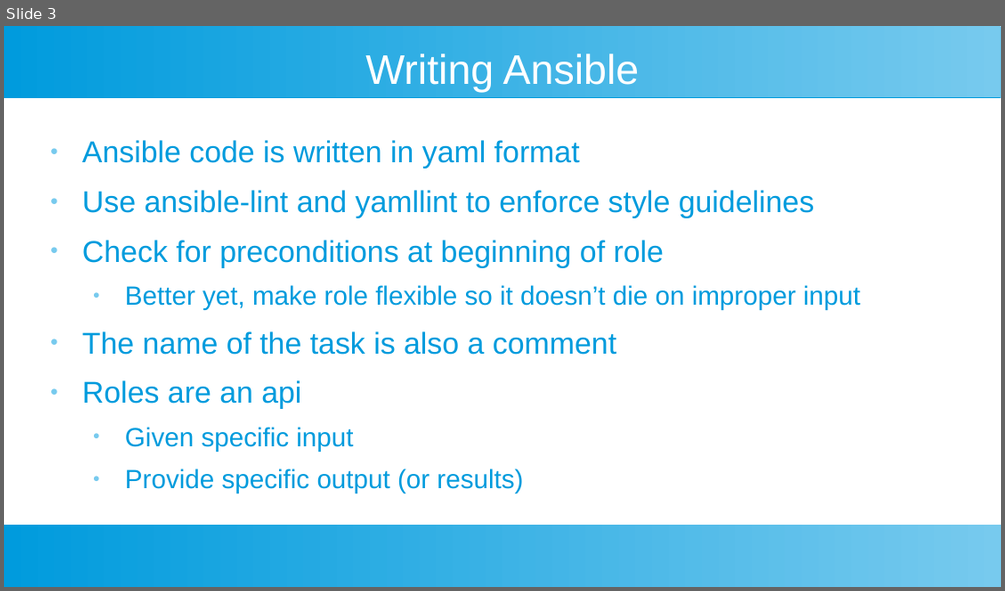
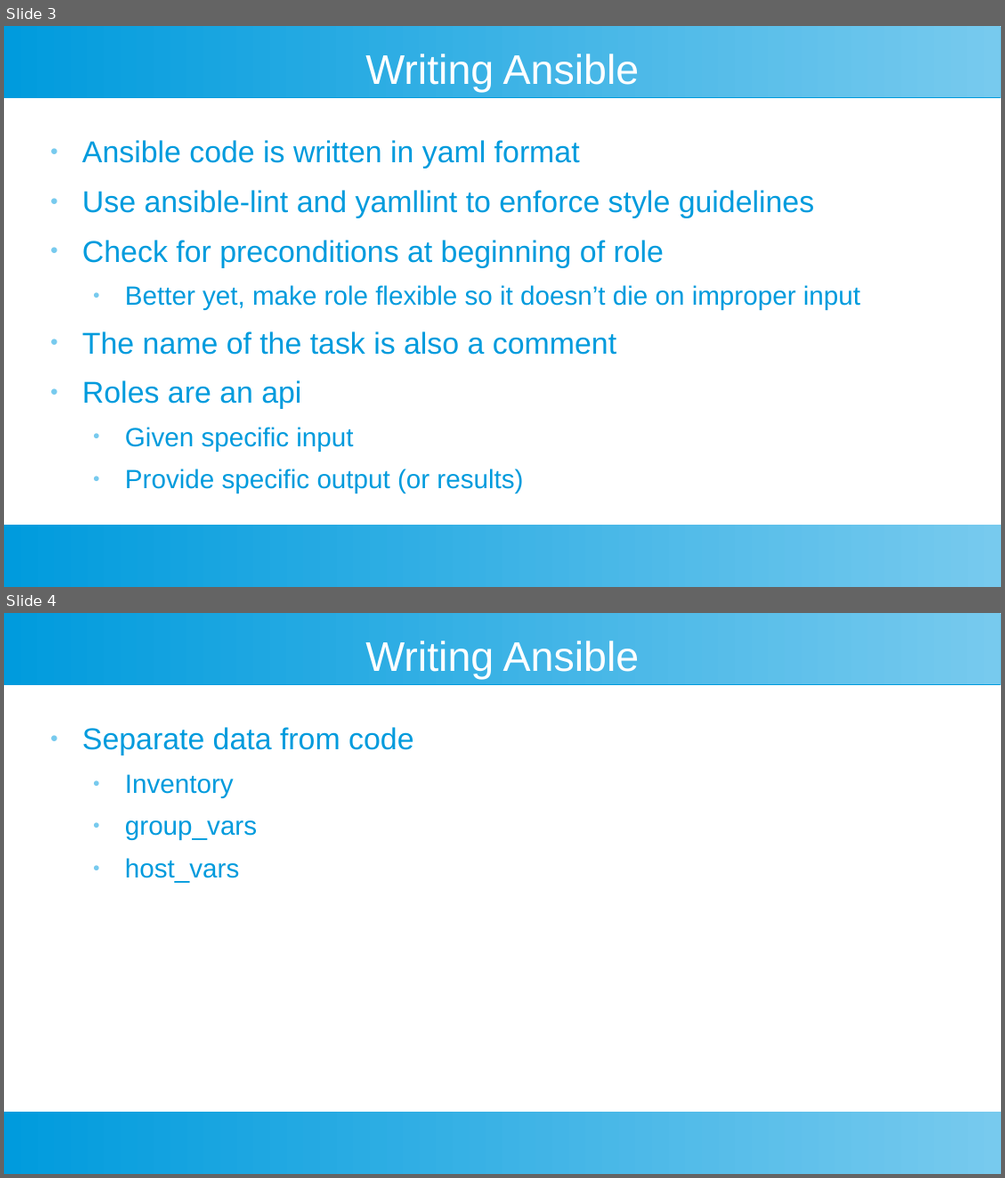
Before and after one commit to riffraff169/ansible-training, a slide deck: docs/ansible-slides.pptx. Shown one above the other, each under a label of ours: slide 3 before the commit, slides 3 and 4 after it. The pictures are 1005x591 and 1005x1178 pixels, drawn with LibreOffice and Linux fonts; fonts in the diff are those of the drawing. Boxes give left, top, right and bottom in pixels: in the first picture for what was removed or moved away, otherwise in the second. Text is boxed around its words. In the diff, an @@ line names an element or a change of style, - is before the commit and + after.

```diff
--- a/docs/ansible-slides.pptx
+++ b/docs/ansible-slides.pptx
@@ slide 4 added at [4,613,1001,1174], background #FFFFFF; not listed: 2 template elements that a slide beside it also shows @@
@@ text added at [365,641,639,679], 33 pt, text #FFFFFF @@
+Writing Ansible
@@ text added at [82,727,413,883], 21 pt, text #009BDD @@
+● Separate data from code
+  ● Inventory
+  ● group_vars
+  ● host_vars
```
Also in this commit, not shown: 4 other slides added, 1 slide removed.
